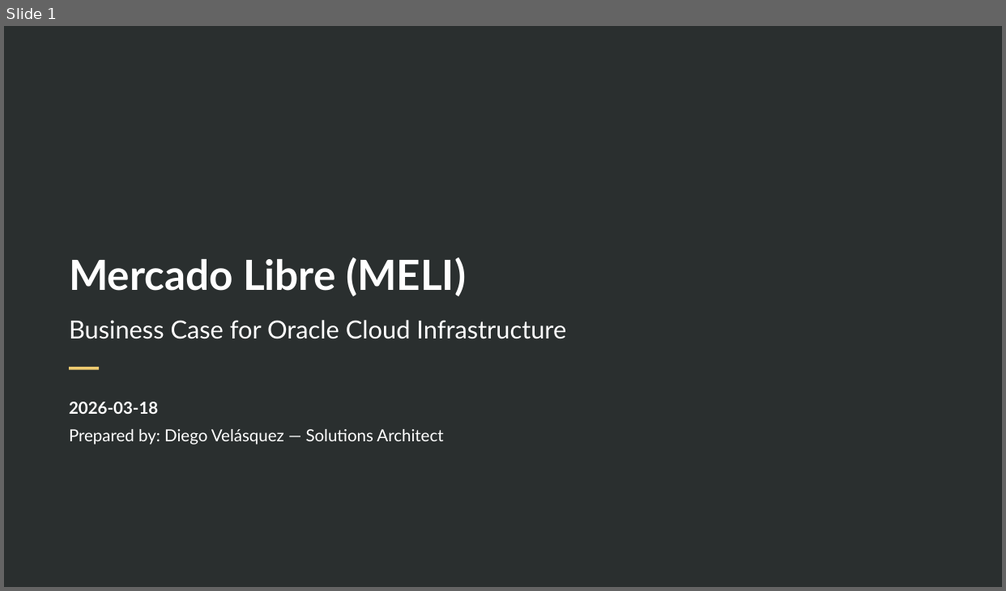
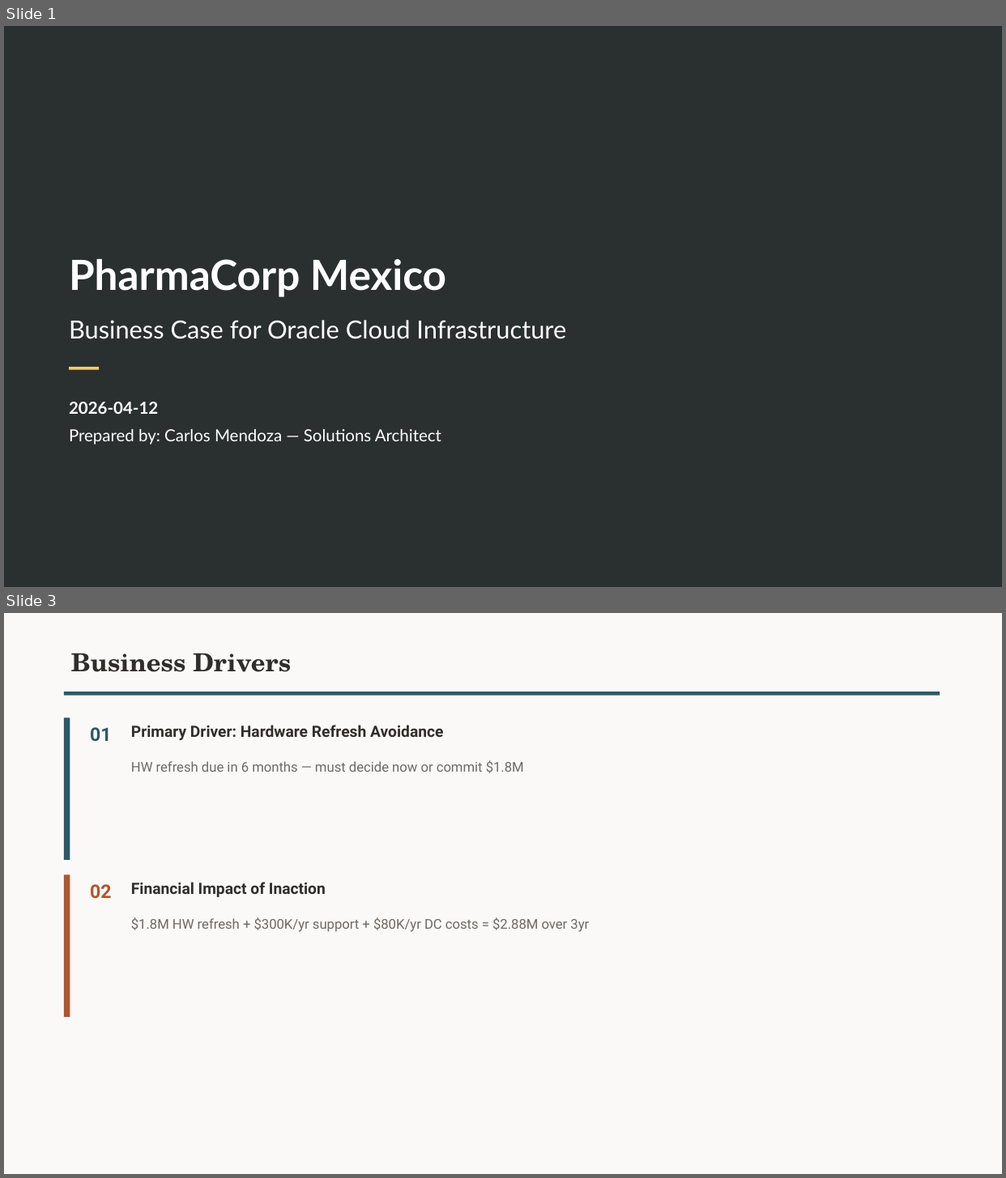
Before and after one commit to Diegoecab/oci-deal-accelerator, a slide deck: examples/output-demo-pharma-mx/opt08-business-case.pptx. Shown one above the other, each under a label of ours: slide 1 before the commit, slides 1 and 3 after it; the slides between them are not shown. The pictures are 1006x591 and 1006x1178 pixels, drawn with LibreOffice and Linux fonts; fonts in the diff are those of the drawing; background and template pictures are left out. Boxes give left, top, right and bottom in pixels: in the first picture for what was removed or moved away, otherwise in the second. Text is boxed around its words. In the diff, an @@ line names an element or a change of style, - is before the commit and + after.

```diff
--- a/examples/output-demo-pharma-mx/opt08-business-case.pptx
+++ b/examples/output-demo-pharma-mx/opt08-business-case.pptx
@@ slide 3 added at bbox=[4, 613, 1002, 1174], background #FBF9F8 @@
@@ text added at bbox=[71, 653, 291, 672], 24 pt, text #312D2A, bold @@
+Business Drivers
@@ rectangle added at bbox=[64, 692, 940, 696], fill #2C5967 @@
@@ rectangle added at bbox=[64, 717, 70, 860], fill #2C5967 @@
@@ text added at bbox=[90, 727, 111, 742], 18 pt, text #2C5967, bold @@
+01
@@ text added at bbox=[131, 725, 443, 740], 15 pt, text #312D2A, bold @@
+Primary Driver: Hardware Refresh Avoidance
@@ text added at bbox=[131, 760, 524, 773], 13 pt, text #6F6964 @@
+HW refresh due in 6 months — must decide now or commit $1.8M
@@ rectangle added at bbox=[64, 875, 70, 1017], fill #AE562C @@
@@ text added at bbox=[90, 884, 111, 898], 18 pt, text #AE562C, bold @@
+02
@@ text added at bbox=[131, 882, 326, 897], 15 pt, text #312D2A, bold @@
+Financial Impact of Inaction
@@ text added at bbox=[131, 918, 589, 932], 13 pt, text #6F6964 @@
+$1.8M HW refresh + $300K/yr support + $80K/yr DC costs = $2.88M over 3yr
@@ slide 1 changed as well @@
@@ title at bbox=[69, 259, 446, 297]: text changed @@
-Mercado Libre (MELI)
+PharmaCorp Mexico
@@ text at bbox=[69, 402, 158, 414]: text changed @@
-2026-03-18
+2026-04-12
@@ text at bbox=[69, 429, 441, 445]: text changed @@
-Prepared by: Diego Velásquez — Solutions Architect
+Prepared by: Carlos Mendoza — Solutions Architect
```
Also in this commit, not shown: 2 other slides changed, 5 other slides added, 7 slides removed, 4 other files.
